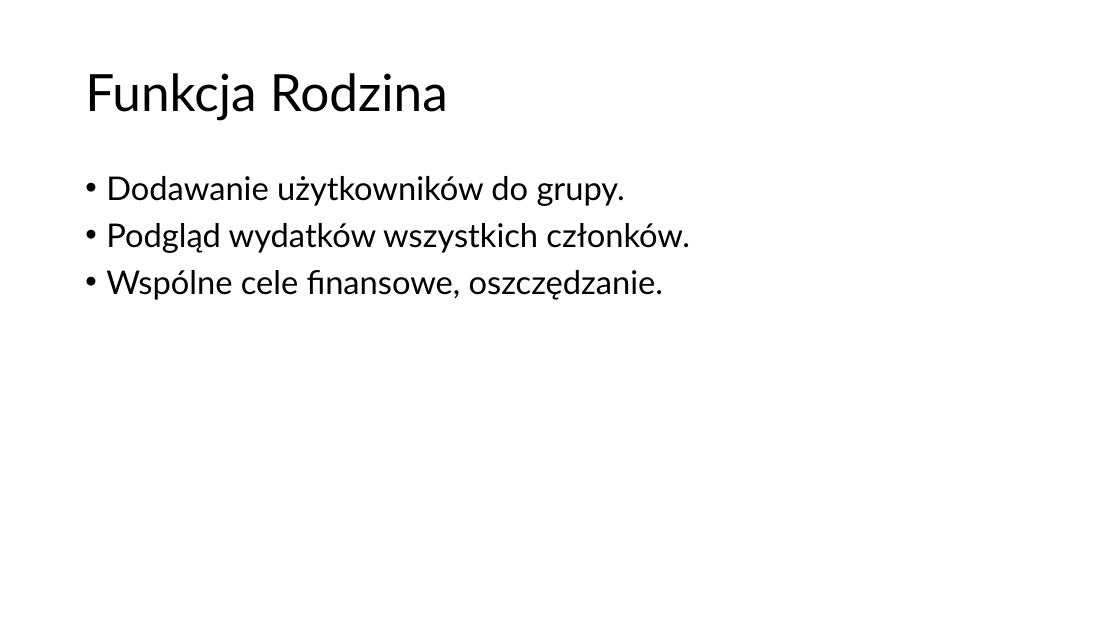
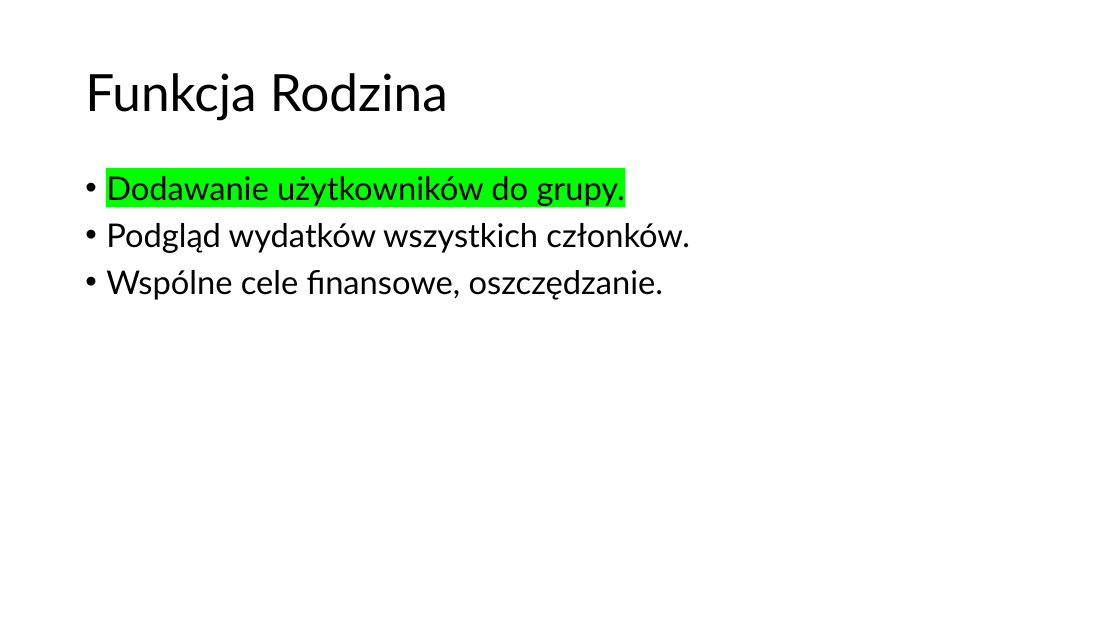
Before and after one commit to kwonbx/finance-app, a slide deck: slide 4 of Prezentacja-zalozen.pptx. Drawn at 1120x630 pixels with LibreOffice and Linux fonts; fonts in the diff are those of the drawing. Boxes give left, top, right and bottom in pixels: in the first picture for what was removed or moved away, otherwise in the second. Text is boxed around its words. In the diff, an @@ line names an element or a change of style, - is before the commit and + after.

```diff
--- a/Prezentacja-zalozen.pptx
+++ b/Prezentacja-zalozen.pptx
@@ text at (x1=106, y1=176, x2=625, y2=206): highlight none to #00FF00 in "Dodawanie użytkowników do grupy." @@
```
Also in this commit, not shown: 1 other slide changed, 16 other files.
